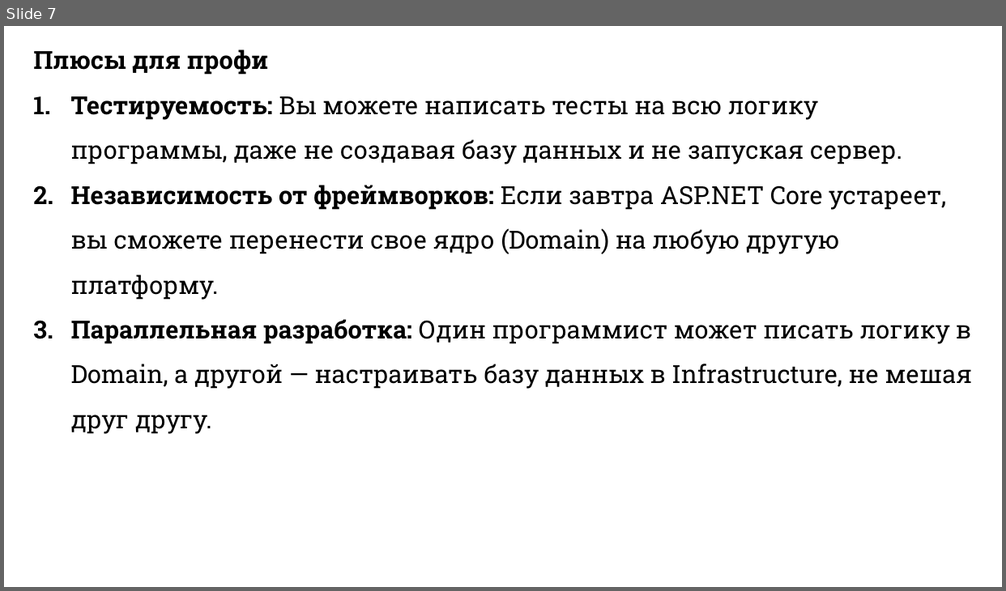
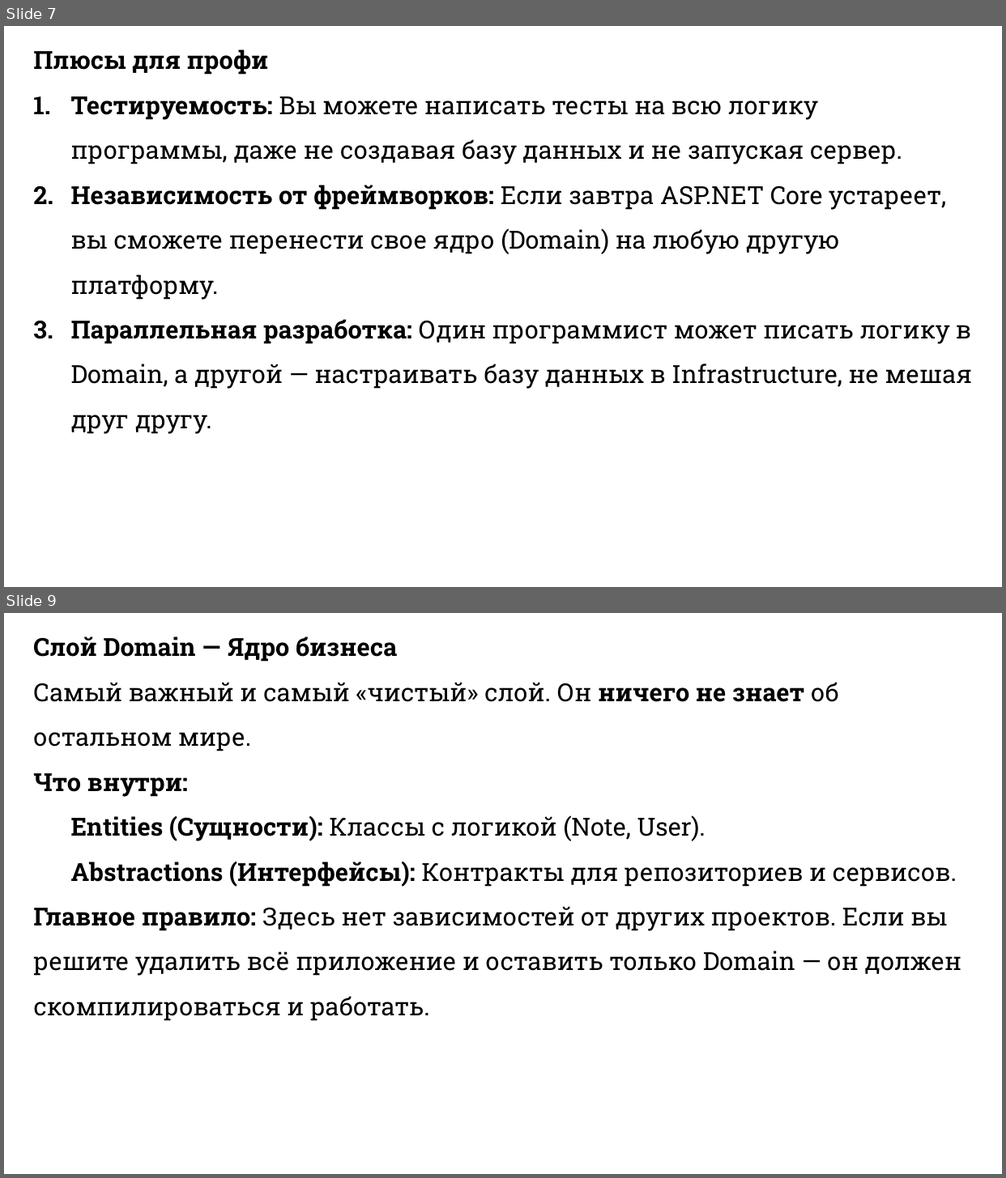
Before and after one commit to DaniilKlyukin/OOP-6, a slide deck: Лекции/ООП 2 лек 8.pptx. Shown one above the other, each under a label of ours: slide 7 before the commit, slides 7 and 9 after it; the slides between them are not shown. The pictures are 1006x591 and 1006x1178 pixels, drawn with LibreOffice and Linux fonts; fonts in the diff are those of the drawing. Boxes give left, top, right and bottom in pixels: in the first picture for what was removed or moved away, otherwise in the second. Text is boxed around its words. In the diff, an @@ line names an element or a change of style, - is before the commit and + after.

```diff
--- a/Лекции/ООП 2 лек 8.pptx
+++ b/Лекции/ООП 2 лек 8.pptx
@@ slide 9 added at (x1=4, y1=613, x2=1002, y2=1174), background #FFFFFF @@
@@ text added at (x1=33, y1=636, x2=961, y2=1021), 24 pt, text #000000 @@
+Слой Domain — Ядро бизнеса
+Самый важный и самый «чистый» слой. Он ничего не знает об остальном мире.
+Что внутри:
+  Entities (Сущности): Классы с логикой (Note, User).
+  Abstractions (Интерфейсы): Контракты для репозиториев и сервисов.
+Главное правило: Здесь нет зависимостей от других проектов. Если вы решите удалить всё приложение и оставить только Domain — он должен скомпилироваться и работать.
```
Also in this commit, not shown: 25 other slides added, 1 slide removed, 4 other files.
